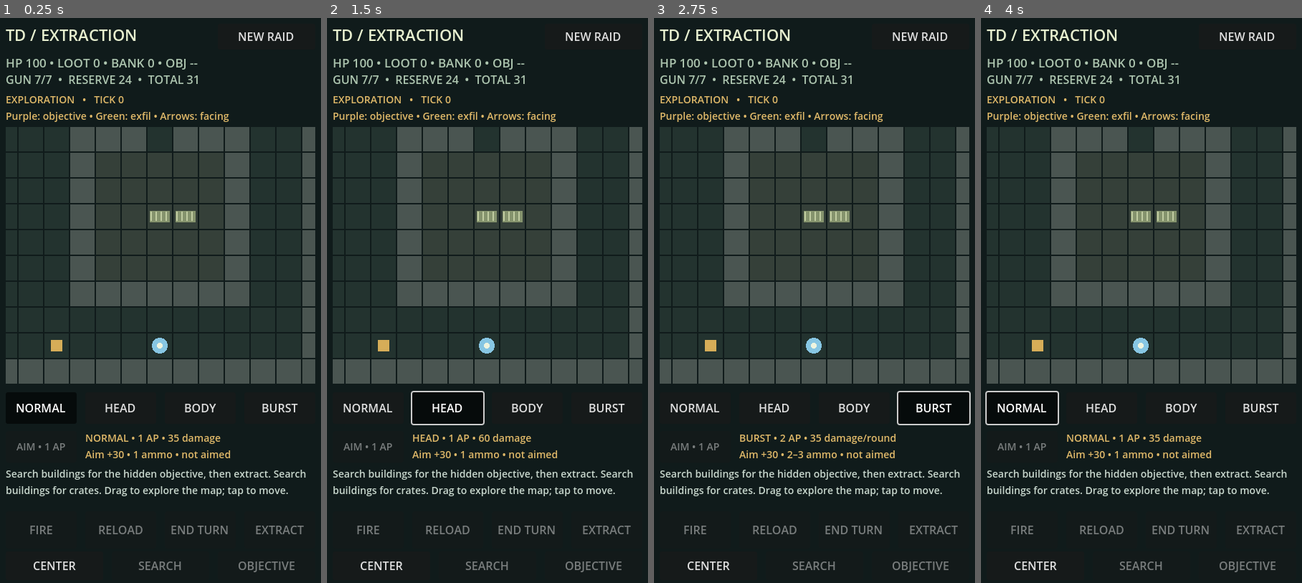
Above: before the commit, frames 1-4 (left to right).
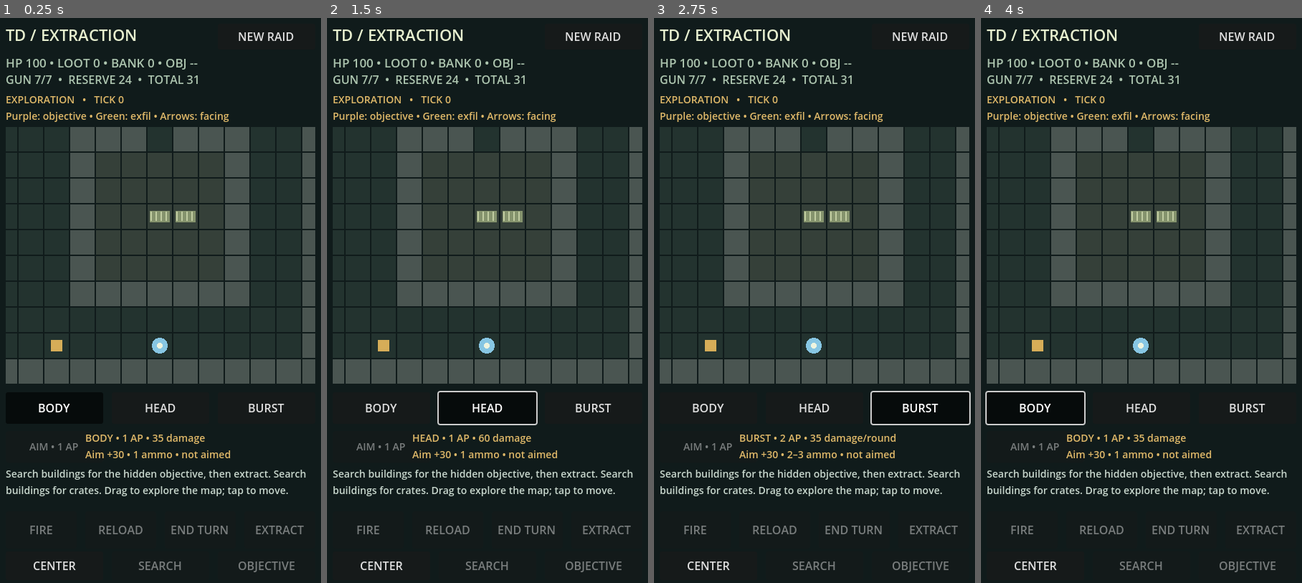
Above: after the commit, the same moments.

Repository: thenamelessguy77/TDExtract
Game: Godot game, scene res://main.tscn
Two runs of this game, one before a commit and one after it. Both use one fixed random seed, a clock stepped at 60 frames per second and the inputs below.
Inputs (mouse positions are in pixels of both pictures, inside the frame that each line leads up to):
- Up to frame 1 (0.25 s): no input
- Up to frame 2 (1.5 s): click "BODY" at 0.5 s; click "HEAD" at 1.25 s
- Up to frame 3 (2.75 s): click "BURST" at 2 s
- Up to frame 4 (4 s): click (1022, 407) at 2.75 s, where only the run before the commit has a clickable "NORMAL"; click (1022, 407) at 3.5 s, where only the run before the commit has a clickable "NORMAL"

The runs differ from the first frame. In frame 1, 1.0% of the frame differs, in the area x 5-93%, y 68-77%; in frame 2, 0.9%; in frame 3, 0.8%; in frame 4, 1.1%, in the area x 5-93%, y 65-77%.

Commit message:
Merge normal into body shots and keep aim active after firing

Diff:
--- a/main.gd
+++ b/main.gd
@@ -10,9 +10,8 @@
 const AIM_BONUS = 30
 const MAP_VIEW_SIZE = Vector2(432, 360)
 const SHOT_PROFILES = [
-	{"name": "NORMAL", "damage": 35, "accuracy": 0, "ap": 1},
+	{"name": "BODY", "damage": 35, "accuracy": 0, "ap": 1},
 	{"name": "HEAD", "damage": 60, "accuracy": -20, "ap": 1},
-	{"name": "BODY", "damage": 25, "accuracy": 15, "ap": 1},
 	{"name": "BURST", "damage": 35, "accuracy": -15, "ap": 2}
 ]
 const MAX_HEALTH = 100
@@ -119,12 +118,12 @@
 	feed.autowrap_mode = TextServer.AUTOWRAP_WORD_SMART
 	feed.size.y = 52
 	for i in range(SHOT_PROFILES.size()):
-		var button = make_button(SHOT_PROFILES[i].name, Vector2(24 + i * 111, 534), choose_shot.bind(i))
-		button.size = Vector2(99, 44)
+		var button = make_button(SHOT_PROFILES[i].name, Vector2(24 + i * 148, 534), choose_shot.bind(i))
+		button.size = Vector2(136, 44)
 		button.toggle_mode = true
 		shot_buttons.append(button)
 	aim_button = make_button("AIM • 1 AP", Vector2(24, 588), aim_weapon)
-	aim_button.size = Vector2(99, 44)
+	aim_button.size = Vector2(136, 44)
 	aim_button.add_theme_font_size_override("font_size", 14)
 	shot_info = make_label(Vector2(135, 588), Vector2(321, 48), 14, Color("e0b969"))
 	fire_button = make_button("FIRE", Vector2(24, 700), shoot)
@@ -417,11 +416,11 @@
 		return
 	ap -= 1
 	aiming = true
-	message = "Aiming: +30 accuracy for your next attack. Movement or a hit cancels it."
+	message = "Aiming: +30 accuracy on every attack until you move or take damage."
 	refresh()
 
 func can_fire() -> bool:
-	return not finished and combat and ap >= SHOT_PROFILES[shot_mode].ap and ammo >= (2 if shot_mode == 3 else 1) and selected >= 0 and selected < enemies.size() and visible(enemies[selected])
+	return not finished and combat and ap >= SHOT_PROFILES[shot_mode].ap and ammo >= (2 if shot_mode == 2 else 1) and selected >= 0 and selected < enemies.size() and visible(enemies[selected])
 
 func shoot():
 	if not can_fire():
@@ -429,11 +428,10 @@
 	var enemy = enemies[selected]
 	var profile = SHOT_PROFILES[shot_mode]
 	var chance = shot_chance(enemy.pos)
-	var rounds = mini(ammo, rng.randi_range(2, 3)) if shot_mode == 3 else 1
+	var rounds = mini(ammo, rng.randi_range(2, 3)) if shot_mode == 2 else 1
 	spot_player(enemy)
 	ap -= profile.ap
 	ammo -= rounds
-	aiming = false
 	var hits = 0
 	for round_index in range(rounds):
 		if rng.randi_range(1, 100) <= chance:
@@ -540,8 +538,8 @@
 		intel.text += "\nPurple: objective • Green: exfil • Arrows: facing"
 	feed.text = message
 	var profile = SHOT_PROFILES[shot_mode]
-	shot_info.text = "%s • %d AP • %d damage%s" % [profile.name, profile.ap, profile.damage, "/round" if shot_mode == 3 else ""]
-	shot_info.text += "\nAim +30 • %s • %s" % ["2–3 ammo" if shot_mode == 3 else "1 ammo", "AIM READY" if aiming else "not aimed"]
+	shot_info.text = "%s • %d AP • %d damage%s" % [profile.name, profile.ap, profile.damage, "/round" if shot_mode == 2 else ""]
+	shot_info.text += "\nAim +30 • %s • %s" % ["2–3 ammo" if shot_mode == 2 else "1 ammo", "AIM READY" if aiming else "not aimed"]
 	for i in range(shot_buttons.size()):
 		shot_buttons[i].set_pressed_no_signal(i == shot_mode)
 		shot_buttons[i].tooltip_text = "%d damage, %+d accuracy points, %d AP" % [SHOT_PROFILES[i].damage, SHOT_PROFILES[i].accuracy, SHOT_PROFILES[i].ap]
--- a/tests/smoke.gd
+++ b/tests/smoke.gd
@@ -418,8 +418,6 @@
 	game.choose_shot(1)
 	assert(game.shot_chance(Vector2i(4, 1)) == 51)
 	game.choose_shot(2)
-	assert(game.shot_chance(Vector2i(4, 1)) == 86)
-	game.choose_shot(3)
 	assert(game.shot_chance(Vector2i(4, 1)) == 56)
 	game.aim_weapon()
 	assert(game.ap == 3 and game.aiming and game.shot_chance(Vector2i(4, 1)) == 86)
@@ -464,7 +462,7 @@
 	game.enemy_turn()
 	assert(not game.aiming and game.hp == 76)
 
-	for mode in range(4):
+	for mode in range(3):
 		var samples = RandomNumberGenerator.new()
 		game.enemies.clear()
 		game.player = Vector2i(1, 1)
@@ -477,18 +475,21 @@
 		game.choose_shot(mode)
 		game.rng.seed = 42
 		samples.seed = 42
-		var rounds = samples.randi_range(2, 3) if mode == 3 else 1
+		var rounds = samples.randi_range(2, 3) if mode == 2 else 1
 		var hits = 0
 		var chance = game.shot_chance(game.enemies[0].pos)
 		for round_index in range(rounds):
 			if samples.randi_range(1, 100) <= chance:
 				hits += 1
 		game.shoot()
-		var damages = [35, 60, 25, 35]
+		var damages = [35, 60, 35]
 		assert(game.enemies[0].hp == 1000 - hits * damages[mode])
-		assert(game.ammo == 7 - rounds and game.ap == 8 - (2 if mode == 3 else 1))
-		assert(not game.aiming, "Aim applies to and is consumed by the next attack")
-	game.choose_shot(3)
+		assert(game.ammo == 7 - rounds and game.ap == 8 - (2 if mode == 2 else 1))
+		assert(game.aiming, "Firing any attack must preserve Aim")
+		var remaining = game.ammo
+		game.shoot()
+		assert(game.aiming and game.ammo < remaining, "Aim must persist through successive attacks")
+	game.choose_shot(2)
 	game.ammo = 1
 	game.ap = 8
 	assert(not game.can_fire())
@@ -502,5 +503,5 @@
 	assert(game.ammo == 0 and game.ap == 0)
 	game.new_raid()
 	assert(game.ap == 4 and not game.aiming and game.shot_mode == 0)
-	print("PASS: four AP, banking/cap, normal/head/body/burst odds and damage, ammo/AP accounting, Aim bonus/persistence/consumption/movement/hit cancellation, invalid attacks, raid reset")
+	print("PASS: four AP, banking/cap, body/head/burst odds and damage, ammo/AP accounting, Aim bonus/persistence through multiple shots/movement/hit cancellation, invalid attacks, raid reset")
 	return true
Not shown, changed: DESIGN.md
Not shown, changed: README.md
Not shown, changed: tests/browser.cjs
